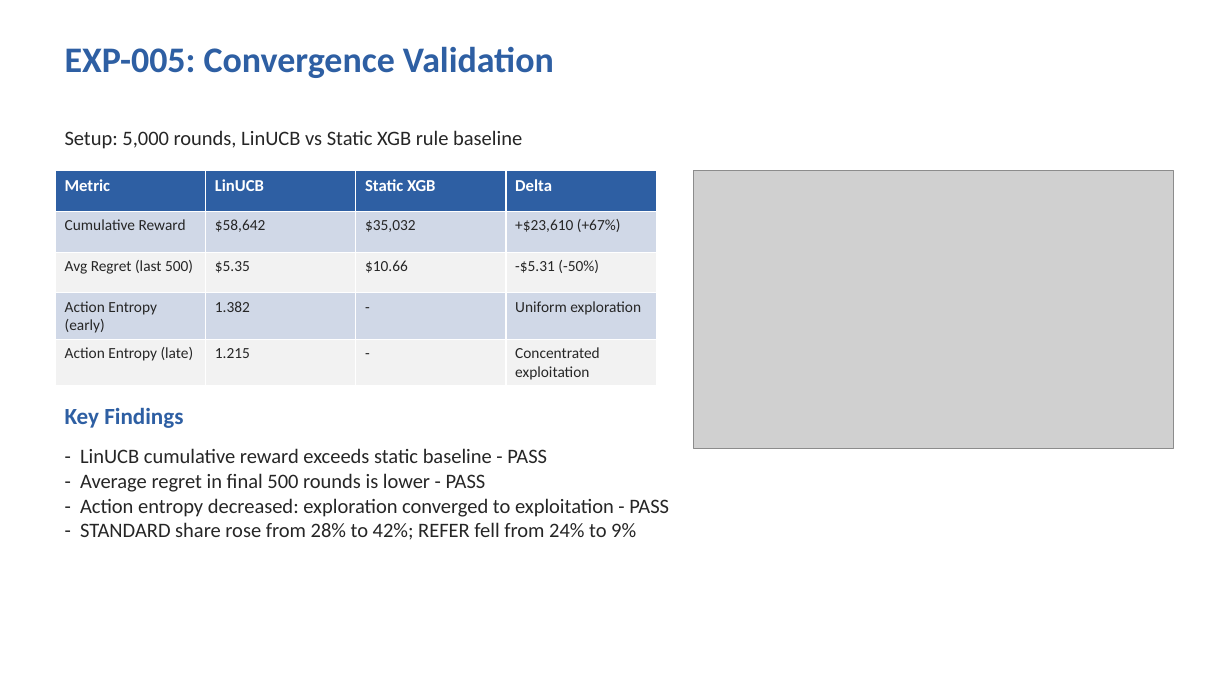
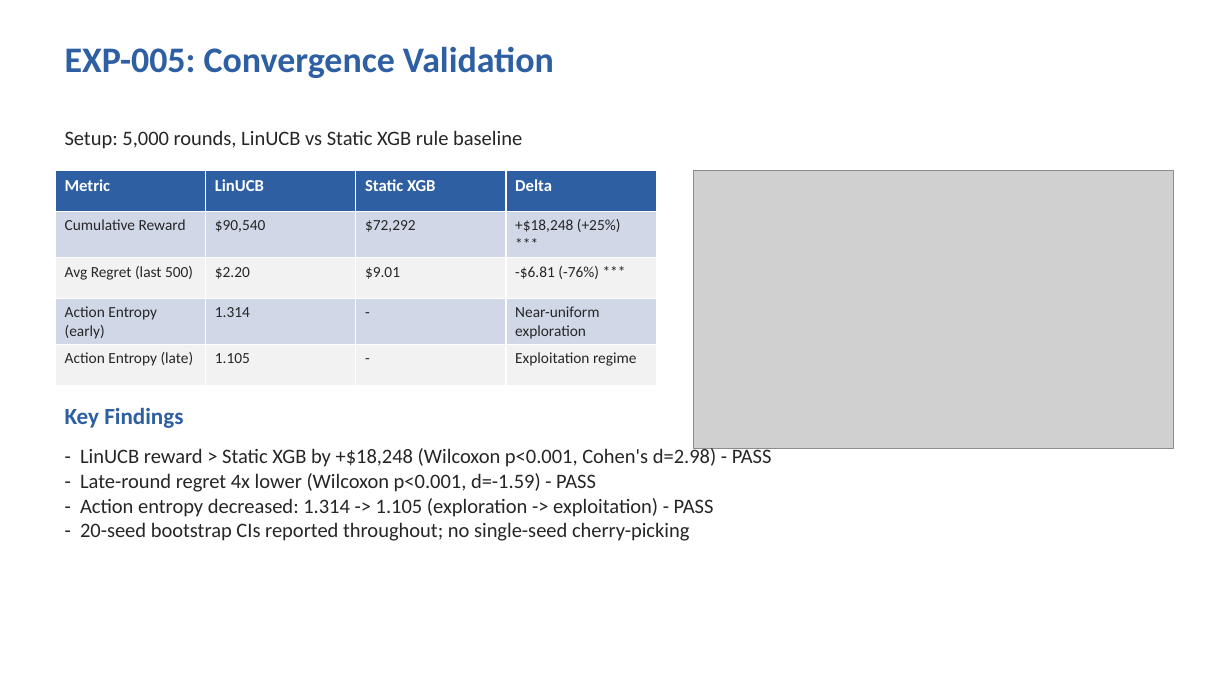
Before and after one commit to PolyTheML/DAC-UW-Thesis, a slide deck: slide 10 of thesis/health_rl/health_rl_defense_presentation.pptx. Drawn at 1232x693 pixels with LibreOffice and Linux fonts; fonts in the diff are those of the drawing; grey boxes stand for pictures. Boxes give left, top, right and bottom in pixels: in the first picture for what was removed or moved away, otherwise in the second. Text is boxed around its words. In the diff, an @@ line names an element or a change of style, - is before the commit and + after.

```diff
--- a/thesis/health_rl/health_rl_defense_presentation.pptx
+++ b/thesis/health_rl/health_rl_defense_presentation.pptx
@@ table at [55, 171, 654, 374] @@
-row 2: Cumulative Reward | $58,642 | $35,032 | +$23,610 (+67%)
+row 2: Cumulative Reward | $90,540 | $72,292 | +$18,248 (+25%) ***
-row 3: Avg Regret (last 500) | $5.35 | $10.66 | -$5.31 (-50%)
+row 3: Avg Regret (last 500) | $2.20 | $9.01 | -$6.81 (-76%) ***
-row 4, column 2: 1.382
+row 4, column 2: 1.314
-row 4, column 4: Uniform exploration
+row 4, column 4: Near-uniform exploration
-row 5, column 2: 1.215
+row 5, column 2: 1.105
-row 5, column 4: Concentrated exploitation
+row 5, column 4: Exploitation regime
@@ text at [80, 446, 772, 541]: text changed @@
-- LinUCB cumulative reward exceeds static baseline - PASS
-- Average regret in final 500 rounds is lower - PASS
-- Action entropy decreased: exploration converged to exploitation - PASS
-- STANDARD share rose from 28% to 42%; REFER fell from 24% to 9%
+- LinUCB reward > Static XGB by +$18,248 (Wilcoxon p<0.001, Cohen's d=2.98) - PASS
+- Late-round regret 4x lower (Wilcoxon p<0.001, d=-1.59) - PASS
+- Action entropy decreased: 1.314 -> 1.105 (exploration -> exploitation) - PASS
+- 20-seed bootstrap CIs reported throughout; no single-seed cherry-picking
```
Also in this commit, not shown: 6 other slides changed, 46 other files.
